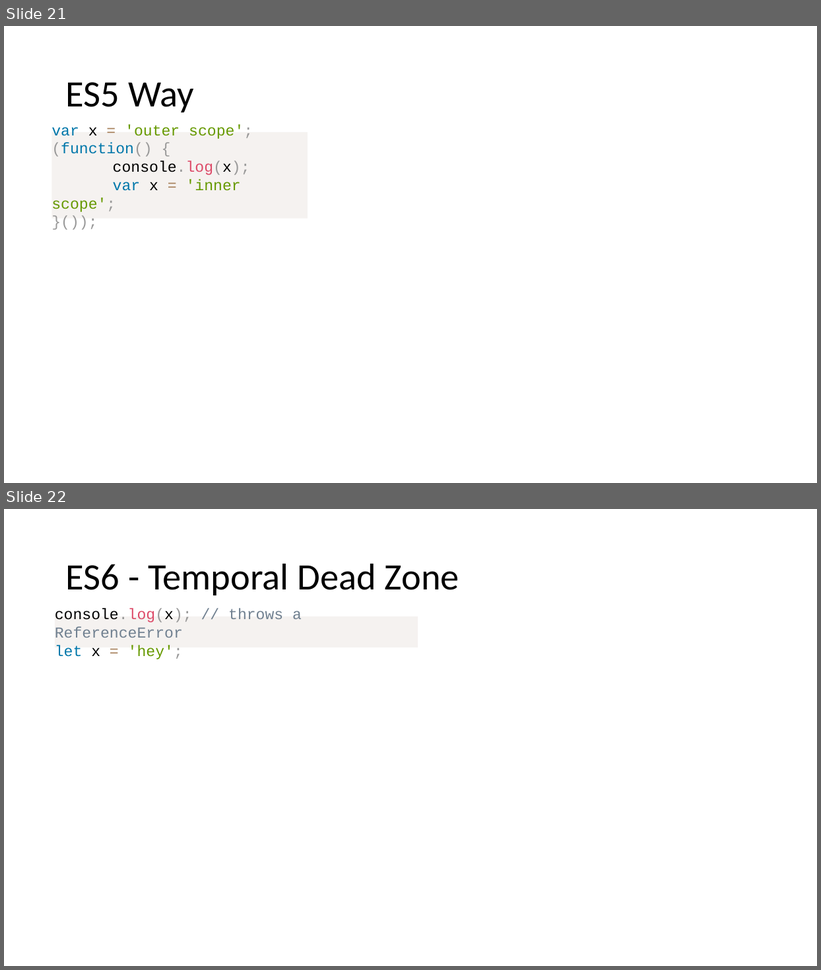
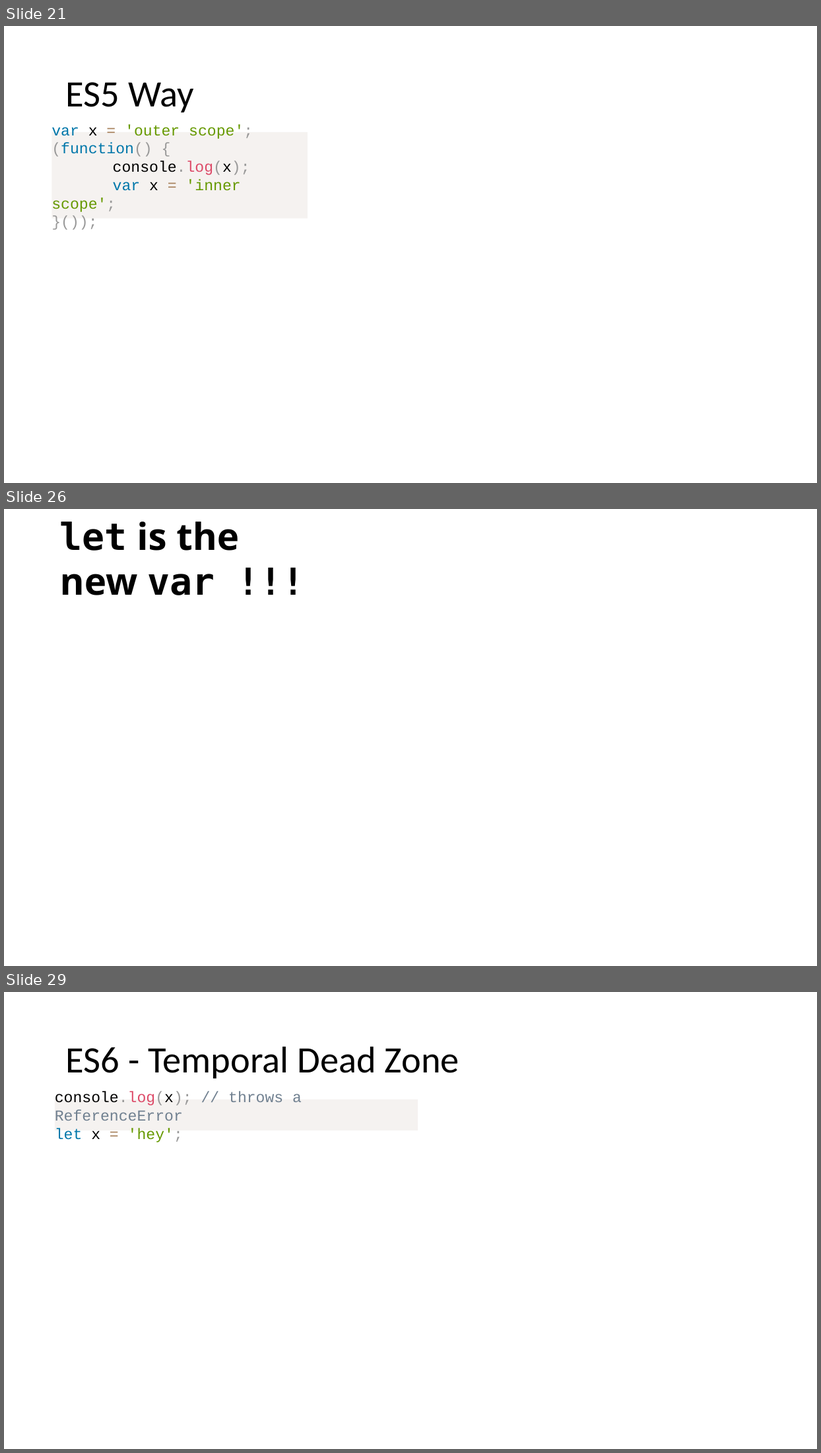
Before and after one commit to dzmitry-varabei/front-end-course, a slide deck: es6/es6.pptx. Shown one above the other, each under a label of ours: slides 21 and 22 before the commit, slides 21, 26 and 29 after it; the slides between them are not shown. The pictures are 821x970 and 821x1453 pixels, drawn with LibreOffice and Linux fonts; fonts in the diff are those of the drawing. Boxes give left, top, right and bottom in pixels: in the first picture for what was removed or moved away, otherwise in the second. Text is boxed around its words. In the diff, an @@ line names an element or a change of style, - is before the commit and + after.

```diff
--- a/es6/es6.pptx
+++ b/es6/es6.pptx
@@ slide 26 added at box(4, 509, 817, 966), background #FFFFFF @@
@@ title added at box(60, 522, 239, 595), 44 pt, text #000000, bold @@
+let is the new var !!!
@@ what was slide 22 is now slide 29 @@
```
Also in this commit, not shown: 9 other slides added, 6 other files.
